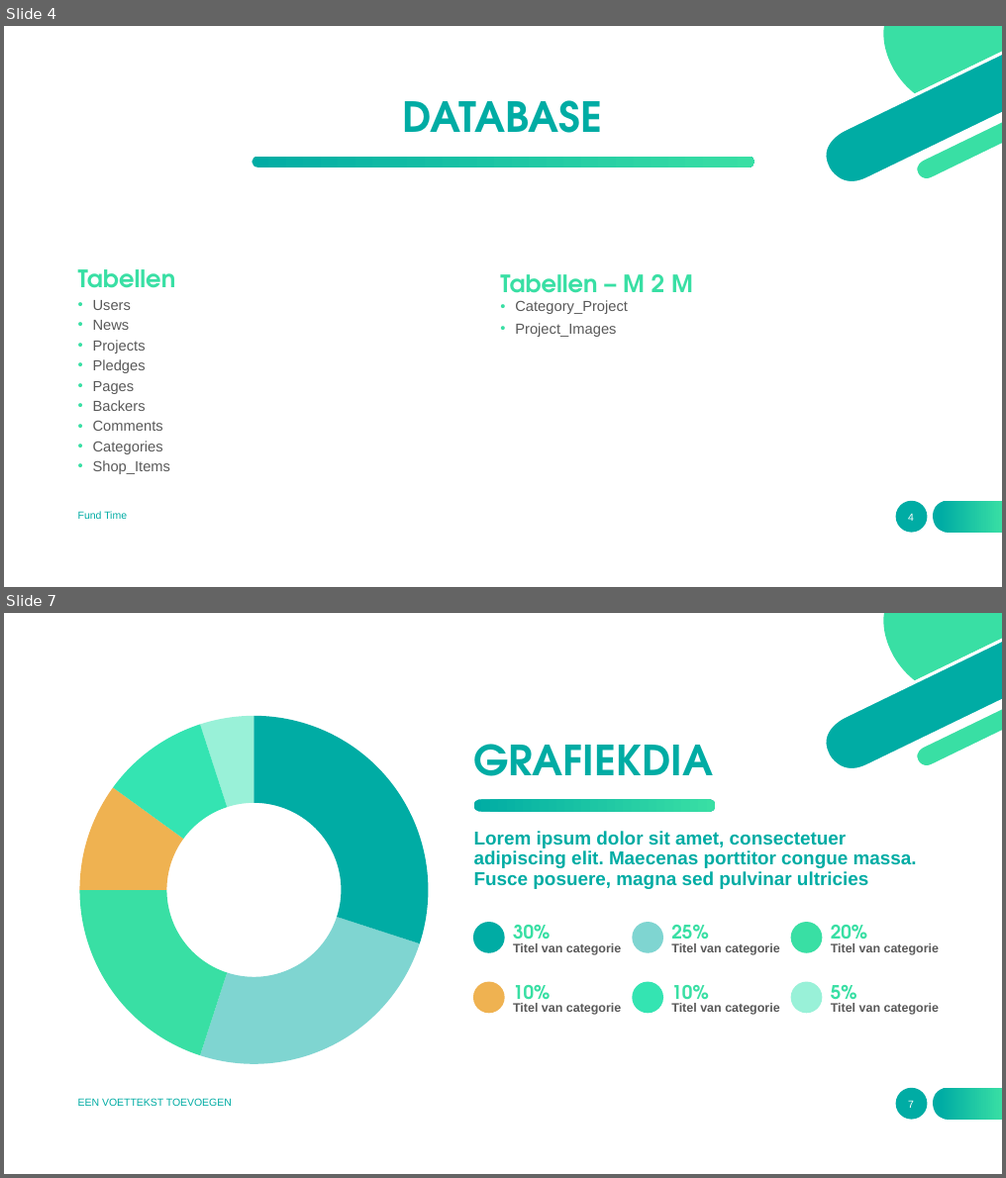
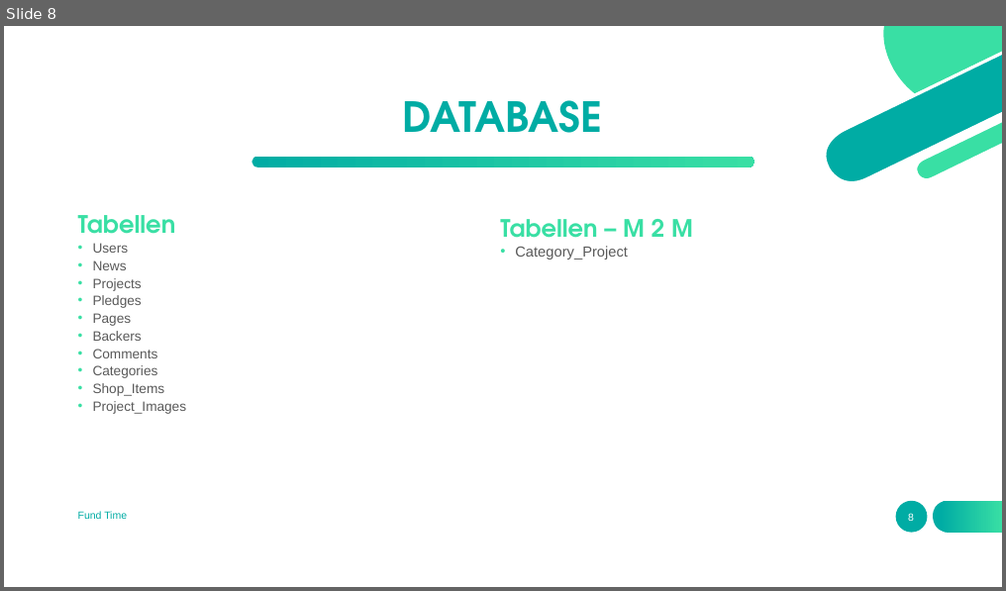
Before and after one commit to nawatend/fundtime, a slide deck: docs/Fund Time.pptx. Shown one above the other, each under a label of ours: slides 4 and 7 before the commit, slide 8 after it; the slides between them are not shown. The pictures are 1006x1178 and 1006x591 pixels, drawn with LibreOffice and Linux fonts; fonts in the diff are those of the drawing. Boxes give left, top, right and bottom in pixels: in the first picture for what was removed or moved away, otherwise in the second. Text is boxed around its words. In the diff, an @@ line names an element or a change of style, - is before the commit and + after.

```diff
--- a/docs/Fund Time.pptx
+++ b/docs/Fund Time.pptx
@@ slide 7 removed at (4, 613, 1002, 1174), background #FFFFFF; not listed: 8 template elements that a slide beside it also shows @@
@@ doughnut chart removed at (69, 702, 439, 1078) @@
-categories: 1, 2, 3, 4
-Series 1: 30, 25, 20, 10, 10, 5
@@ title removed at (473, 744, 713, 776) @@
-GRAFIEKDIA
@@ freeform shape removed at (473, 799, 715, 812) @@
@@ text removed at (474, 831, 917, 889) @@
-Lorem ipsum dolor sit amet, consectetuer adipiscing elit. Maecenas porttitor congue massa. Fusce posuere, magna sed pulvinar ultricies
@@ ellipse removed at (473, 922, 505, 954) @@
@@ text removed at (513, 925, 549, 947) @@
-30%
@@ ellipse removed at (632, 922, 663, 954) @@
@@ text removed at (671, 925, 708, 947) @@
-25%
@@ ellipse removed at (791, 922, 823, 954) @@
@@ text removed at (831, 925, 867, 947) @@
-20%
@@ text removed at (513, 944, 621, 956) @@
-Titel van categorie
@@ text removed at (671, 944, 779, 956) @@
-Titel van categorie
@@ text removed at (831, 944, 939, 956) @@
-Titel van categorie
@@ ellipse removed at (473, 982, 505, 1014) @@
@@ text removed at (513, 985, 549, 1007) @@
-10%
@@ ellipse removed at (632, 982, 663, 1014) @@
@@ text removed at (671, 985, 708, 1007) @@
-10%
@@ ellipse removed at (791, 982, 823, 1014) @@
@@ text removed at (831, 985, 857, 1007) @@
-5%
@@ text removed at (513, 1003, 621, 1015) @@
-Titel van categorie
@@ text removed at (671, 1003, 779, 1015) @@
-Titel van categorie
@@ text removed at (831, 1003, 939, 1015) @@
-Titel van categorie
@@ text removed at (78, 1098, 232, 1106) @@
-EEN VOETTEKST TOEVOEGEN
@@ page number removed at (908, 1100, 914, 1108) @@
-7
@@ what was slide 4 is now slide 8 @@
@@ slide 8 changed as well @@
@@ text at (93, 243, 165, 396): size 14 to 12.9 pt in "Users", "News", "Projects", "Pledges" and 5 more places; line spacing 0.8 to 0.7 @@
@@ 4 texts: place and size @@
-4 texts at (78, 270, 693, 474)
+4 texts at (78, 215, 693, 414)
@@ text at (515, 323, 616, 337): paragraph removed @@
-• Project_Images
@@ text at (93, 401, 187, 414): paragraph added @@
+• Project_Images
@@ page number at (908, 513, 914, 521): text changed @@
-4
+8
```
Also in this commit, not shown: 4 other slides changed, 8 slides added, 5 other slides removed, 4 other files.
